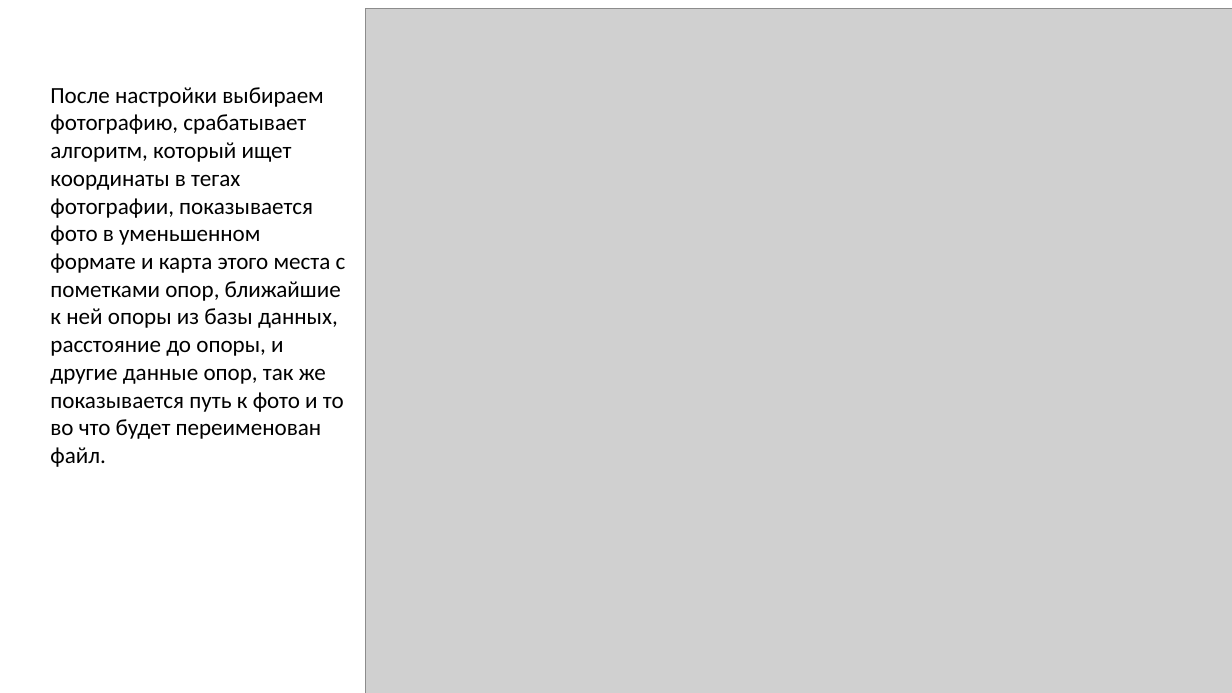
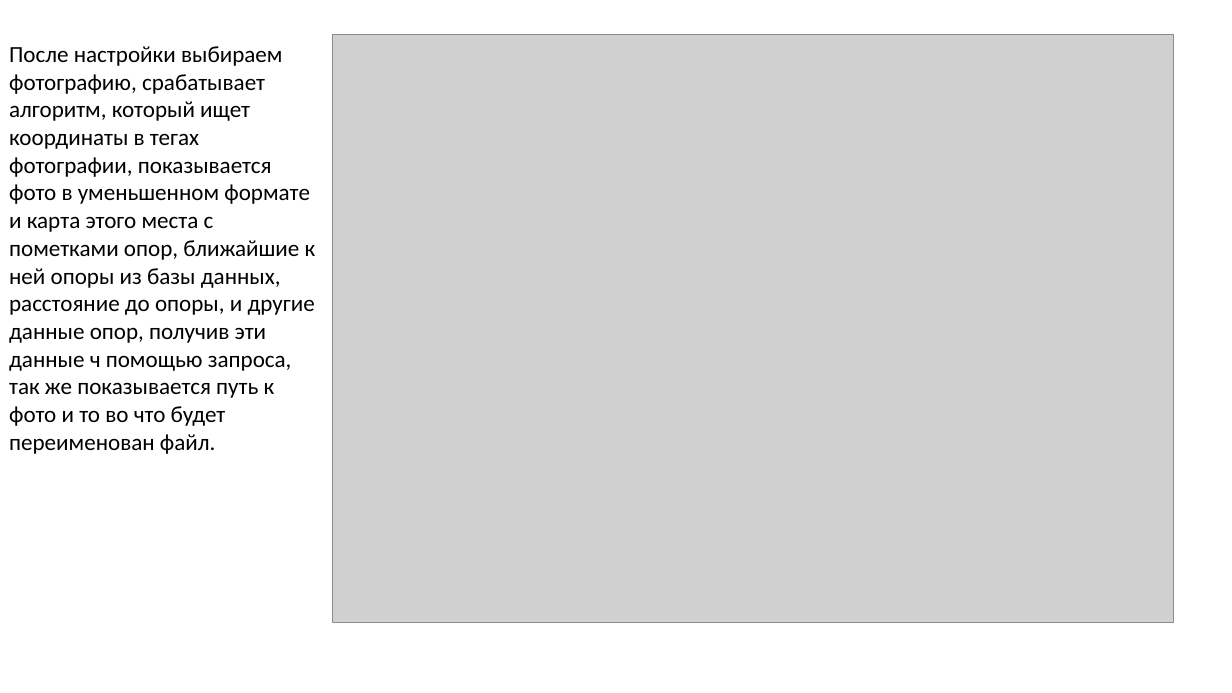
Before and after one commit to korbinat/GeoPhoto, a slide deck: slide 7 of Презентация программы.pptx (slide 6 before the commit). Drawn at 1232x693 pixels with LibreOffice and Linux fonts; fonts in the diff are those of the drawing; grey boxes stand for pictures. Boxes give left, top, right and bottom in pixels: in the first picture for what was removed or moved away, otherwise in the second. Text is boxed around its words. In the diff, an @@ line names an element or a change of style, - is before the commit and + after.

```diff
--- a/Презентация программы.pptx
+++ b/Презентация программы.pptx
@@ text at bbox=[9, 46, 316, 454]: text changed @@
-После настройки выбираем фотографию, срабатывает алгоритм, который ищет координаты в тегах фотографии, показывается фото в уменьшенном формате и карта этого места с пометками опор, ближайшие к ней опоры из базы данных, расстояние до опоры, и другие данные опор, так же показывается путь к фото и то во что будет переименован файл.
+После настройки выбираем фотографию, срабатывает алгоритм, который ищет координаты в тегах фотографии, показывается фото в уменьшенном формате и карта этого места с пометками опор, ближайшие к ней опоры из базы данных, расстояние до опоры, и другие данные опор, получив эти данные ч помощью запроса, так же показывается путь к фото и то во что будет переименован файл.
@@ picture: place and size @@
-picture at bbox=[366, 8, 1232, 693]
+picture at bbox=[333, 35, 1175, 623]
```
Also in this commit, not shown: 6 other slides changed, 2 slides added, 1 slide removed.
